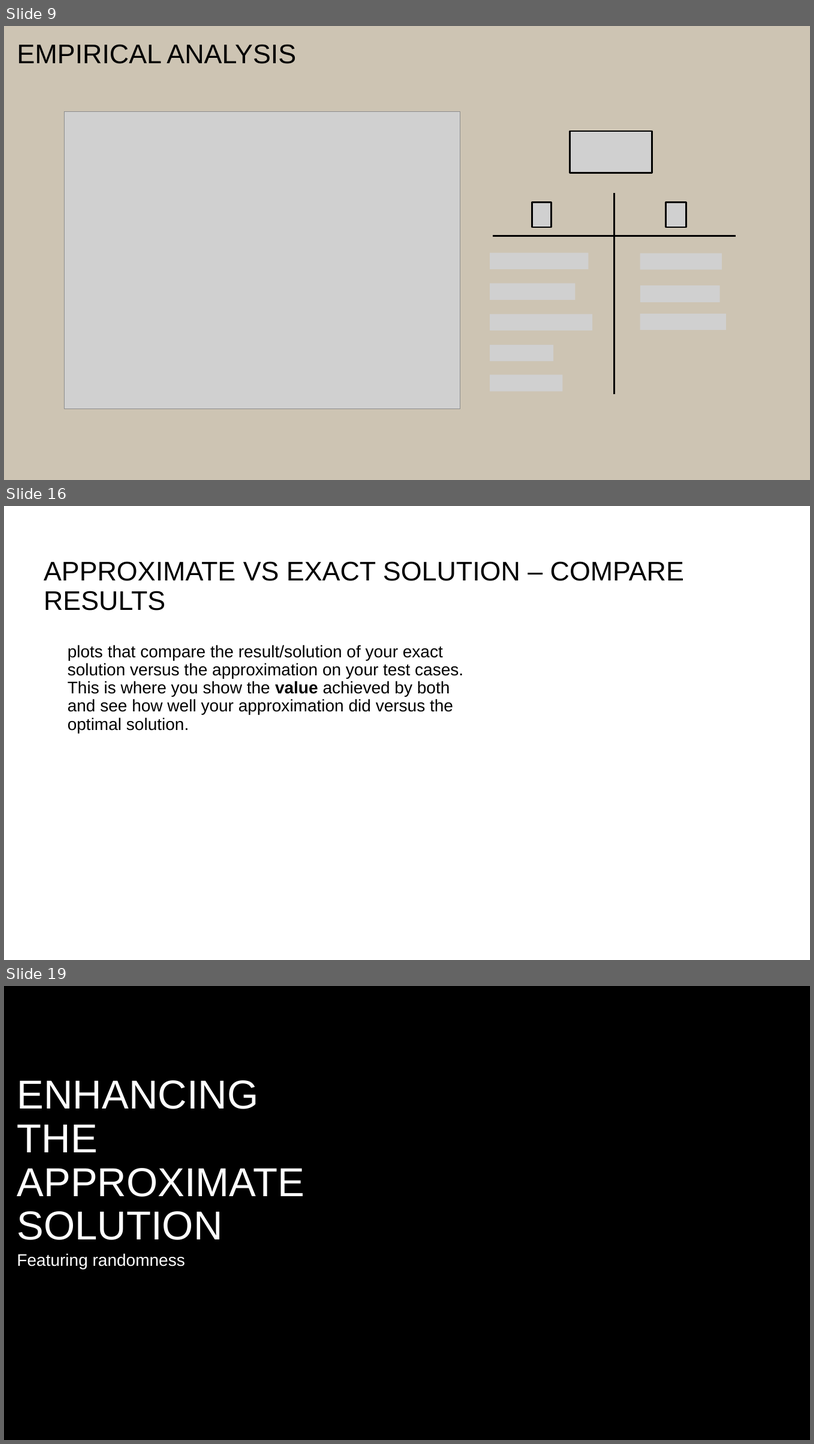
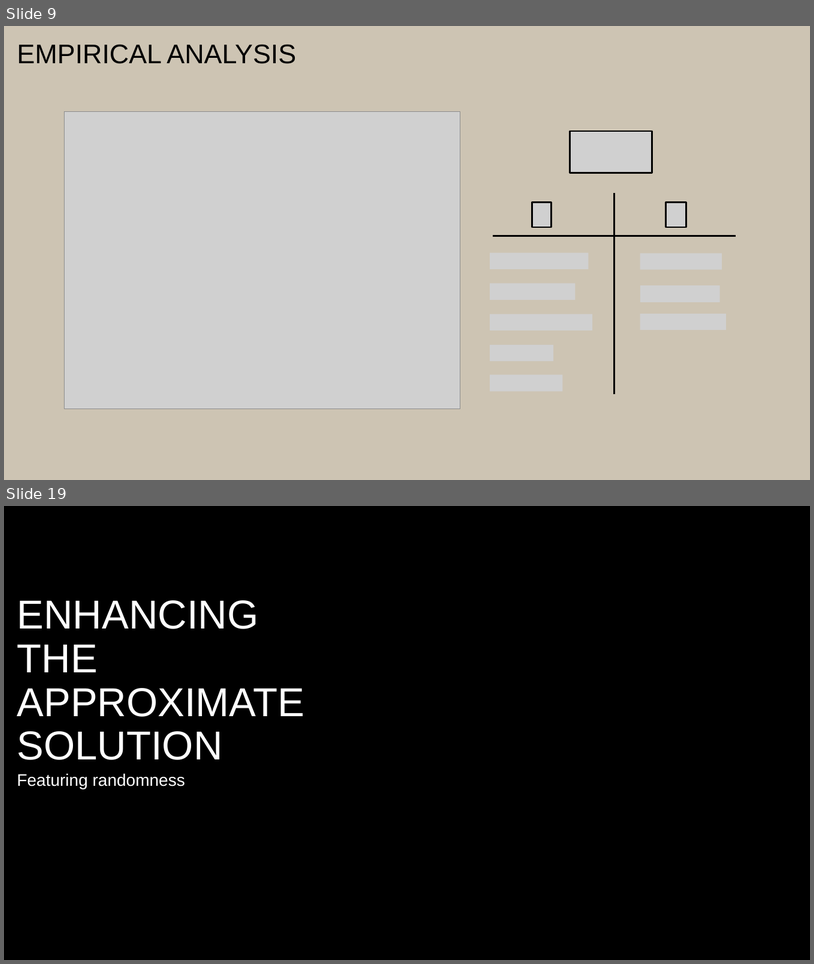
Before and after one commit to PictureOfGray/CS412-Team-NAME, a slide deck: presentations/problem_presentation.pptx. Shown one above the other, each under a label of ours: slides 9, 16 and 19 before the commit, slides 9 and 19 after it; the slides between them are not shown. The pictures are 814x1444 and 814x964 pixels, drawn with LibreOffice and Linux fonts; fonts in the diff are those of the drawing; grey boxes stand for pictures; background and template pictures are left out. Boxes give left, top, right and bottom in pixels: in the first picture for what was removed or moved away, otherwise in the second. Text is boxed around its words. In the diff, an @@ line names an element or a change of style, - is before the commit and + after.

Commit message:
finished approx part of presentation

```diff
--- a/presentations/problem_presentation.pptx
+++ b/presentations/problem_presentation.pptx
@@ slide 16 removed at bbox=[4, 506, 810, 960], background #FFFFFF @@
@@ title removed at bbox=[44, 561, 684, 610] @@
-APPROXIMATE VS EXACT SOLUTION – COMPARE RESULTS
@@ text removed at bbox=[68, 645, 464, 733] @@
-plots that compare the result/solution of your exact solution versus the approximation on your test cases. This is where you show the value achieved by both and see how well your approximation did versus the optimal solution.
```
Also in this commit, not shown: 8 slides changed, 1 slide added.
